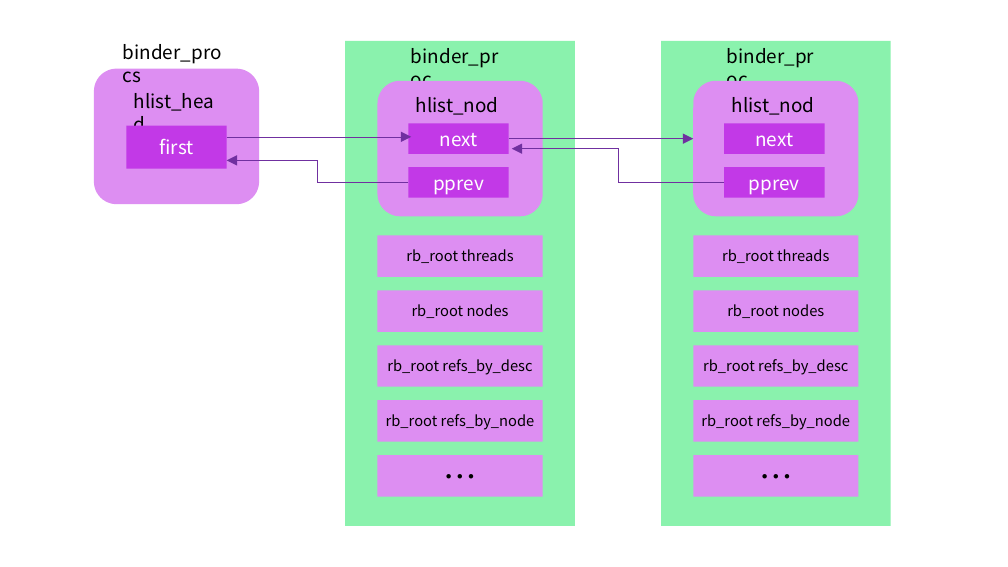
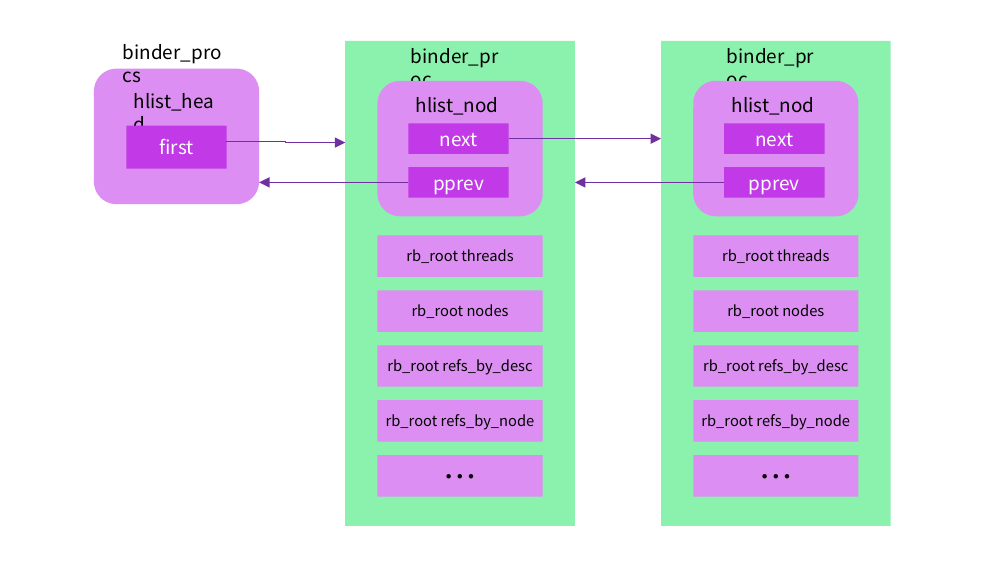
Before and after one commit to lihaoAd/Note, a slide deck: slide 22 of android/binder/binder.pptx. Drawn at 1008x567 pixels with LibreOffice and Linux fonts; fonts in the diff are those of the drawing. Boxes give left, top, right and bottom in pixels: in the first picture for what was removed or moved away, otherwise in the second. Text is boxed around its words. In the diff, an @@ line names an element or a change of style, - is before the commit and + after.

```diff
--- a/android/binder/binder.pptx
+++ b/android/binder/binder.pptx
@@ elbow arrow moved from (227, 137) - (411, 137) to (226, 141) - (346, 143) @@
@@ elbow arrow moved from (509, 139) - (693, 139) to (509, 139) - (661, 139) @@
@@ elbow arrow moved from (408, 182) - (227, 160) to (408, 182) - (259, 182) @@
@@ elbow arrow moved from (724, 182) - (512, 149) to (724, 182) - (575, 182) @@
```
Also in this commit, not shown: 2 other slides changed, 40 other files.
